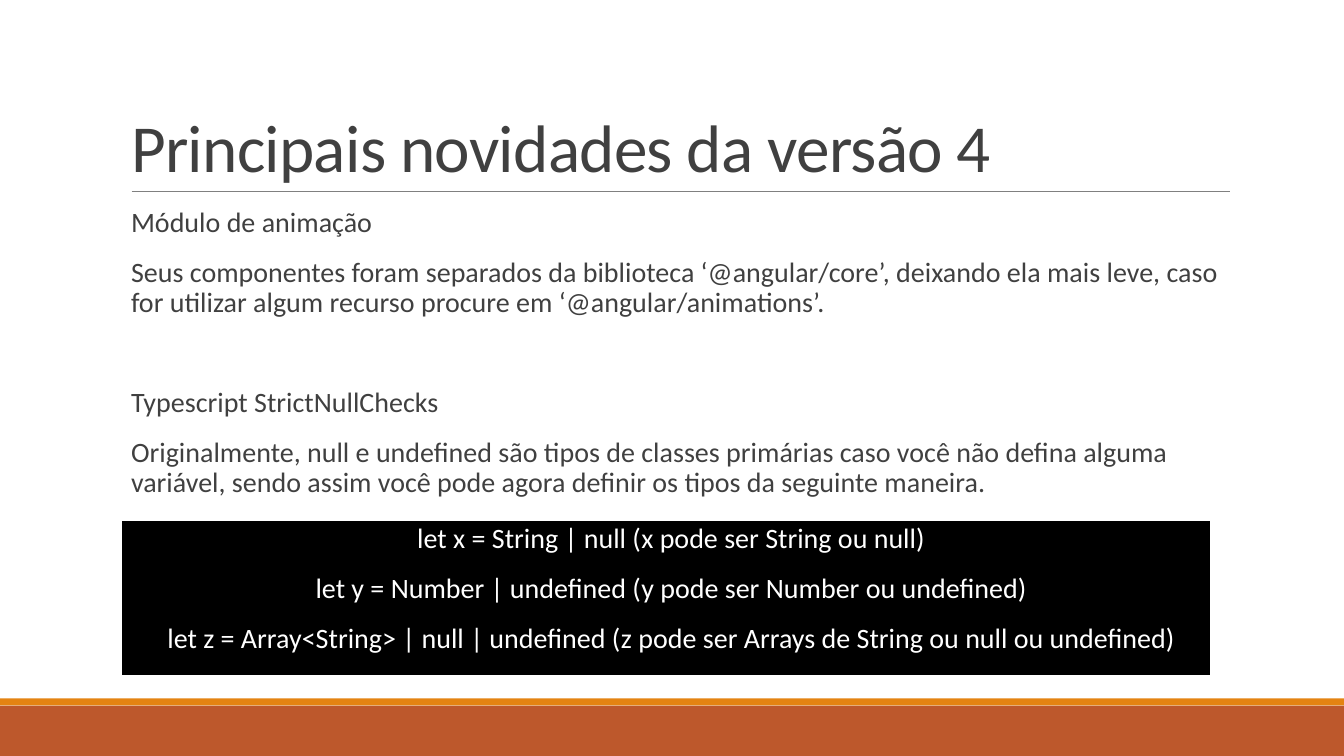
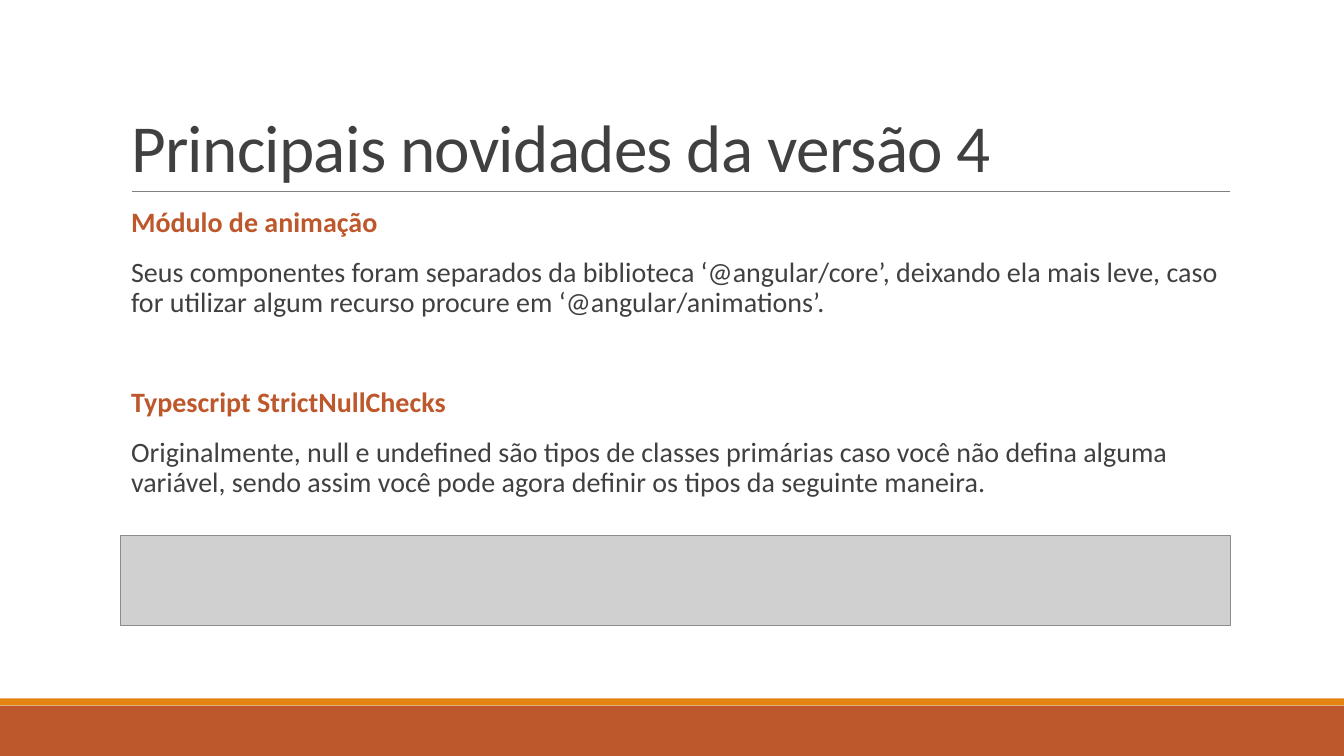
Before and after one commit to juninmd/Curso-Angular-4, a slide deck: slide 7 of Apresentação1.pptx (slide 6 before the commit). Drawn at 1344x756 pixels with LibreOffice and Linux fonts; fonts in the diff are those of the drawing; grey boxes stand for pictures. Boxes give left, top, right and bottom in pixels: in the first picture for what was removed or moved away, otherwise in the second. Text is boxed around its words. In the diff, an @@ line names an element or a change of style, - is before the commit and + after.

```diff
--- a/Apresentação1.pptx
+++ b/Apresentação1.pptx
@@ text at <box>131,212,446,417</box>: text colour #404040 to #BD582C, bold on in "Módulo de animação", "Typescript StrictNullChecks" @@
@@ rectangle removed at <box>121,519,1212,678</box> @@
-  let x = String | null (x pode ser String ou null)
-  let y = Number | undefined (y pode ser Number ou undefined)
-  let z = Array<String> | null | undefined (z pode ser Arrays de String ou null ou undefined)
@@ picture added at <box>121,535,1231,625</box> @@
```
Also in this commit, not shown: 2 other slides changed, 7 slides added, 5 other files.
